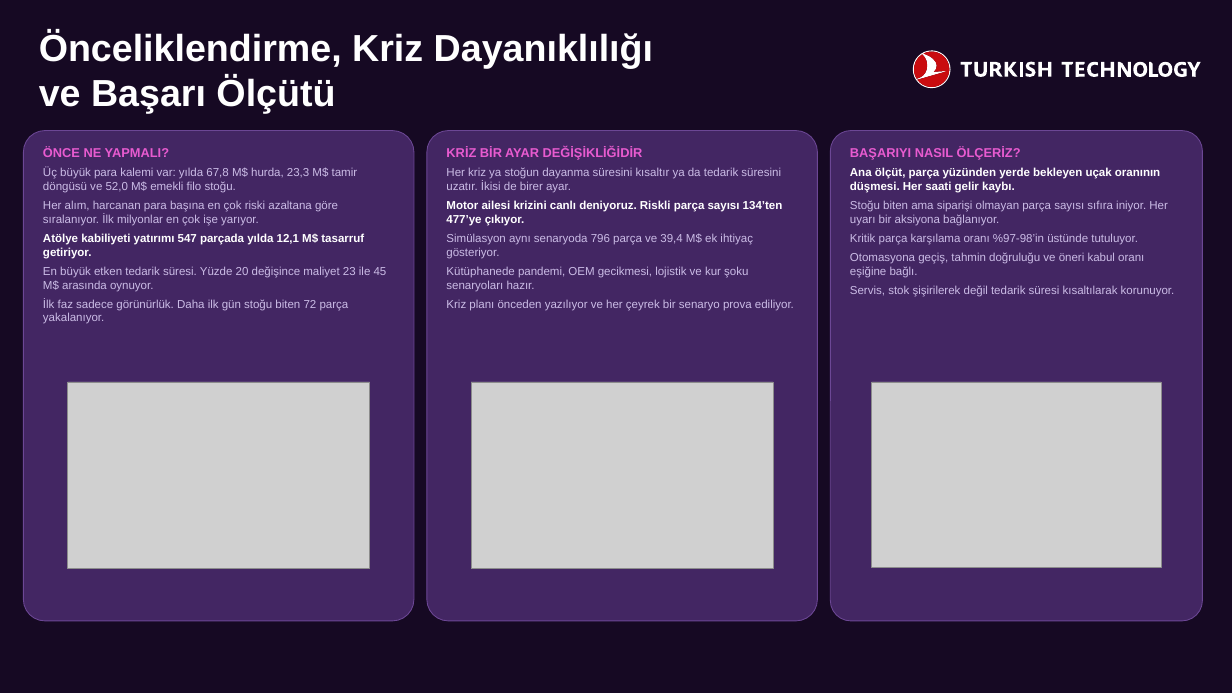
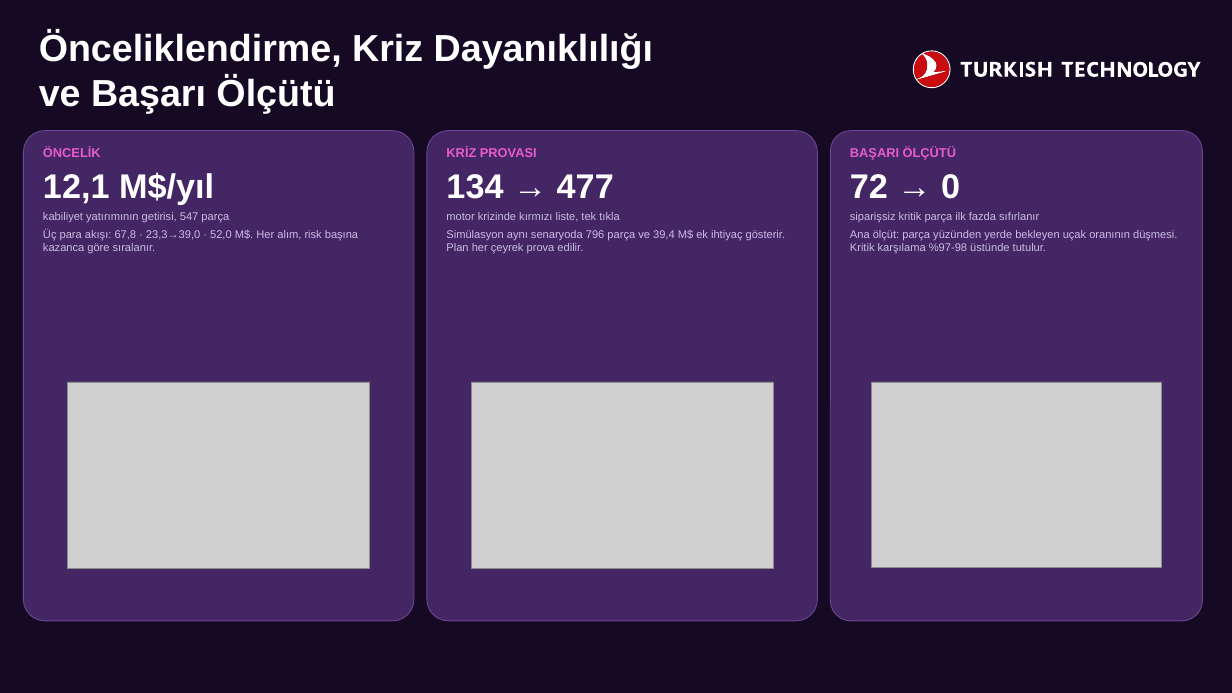
Before and after one commit to JsttB1/thy_case, a slide deck: slide 6 of sunum/Grup9_Catalyst.pptx. Drawn at 1232x693 pixels with LibreOffice and Linux fonts; fonts in the diff are those of the drawing; grey boxes stand for pictures; background and template pictures are left out. Boxes give left, top, right and bottom in pixels: in the first picture for what was removed or moved away, otherwise in the second. Text is boxed around its words. In the diff, an @@ line names an element or a change of style, - is before the commit and + after.

```diff
--- a/sunum/Grup9_Catalyst.pptx
+++ b/sunum/Grup9_Catalyst.pptx
@@ text at bbox=[43, 147, 358, 253]: text changed; size 13.5 to 13 pt @@
-ÖNCE NE YAPMALI?
-Üç büyük para kalemi var: yılda 67,8 M$ hurda, 23,3 M$ tamir döngüsü ve 52,0 M$ emekli filo stoğu.
-Her alım, harcanan para başına en çok riski azaltana göre sıralanıyor. İlk milyonlar en çok işe yarıyor.
-Atölye kabiliyeti yatırımı 547 parçada yılda 12,1 M$ tasarruf getiriyor.
-En büyük etken tedarik süresi. Yüzde 20 değişince maliyet 23 ile 45 M$ arasında oynuyor.
-İlk faz sadece görünürlük. Daha ilk gün stoğu biten 72 parça yakalanıyor.
+ÖNCELİK
+12,1 M$/yıl
+kabiliyet yatırımının getirisi, 547 parça
+Üç para akışı: 67,8 · 23,3→39,0 · 52,0 M$. Her alım, risk başına kazanca göre sıralanır.
@@ text at bbox=[446, 147, 785, 254]: text changed; size 13.5 to 13 pt @@
-KRİZ BİR AYAR DEĞİŞİKLİĞİDİR
-Her kriz ya stoğun dayanma süresini kısaltır ya da tedarik süresini uzatır. İkisi de birer ayar.
-Motor ailesi krizini canlı deniyoruz. Riskli parça sayısı 134’ten 477’ye çıkıyor.
-Simülasyon aynı senaryoda 796 parça ve 39,4 M$ ek ihtiyaç gösteriyor.
-Kütüphanede pandemi, OEM gecikmesi, lojistik ve kur şoku senaryoları hazır.
-Kriz planı önceden yazılıyor ve her çeyrek bir senaryo prova ediliyor.
+KRİZ PROVASI
+134 → 477
+motor krizinde kırmızı liste, tek tıkla
+Simülasyon aynı senaryoda 796 parça ve 39,4 M$ ek ihtiyaç gösterir. Plan her çeyrek prova edilir.
@@ text at bbox=[850, 147, 1177, 254]: text changed; size 13.5 to 13 pt @@
-BAŞARIYI NASIL ÖLÇERİZ?
-Ana ölçüt, parça yüzünden yerde bekleyen uçak oranının düşmesi. Her saati gelir kaybı.
-Stoğu biten ama siparişi olmayan parça sayısı sıfıra iniyor. Her uyarı bir aksiyona bağlanıyor.
-Kritik parça karşılama oranı %97-98’in üstünde tutuluyor.
-Otomasyona geçiş, tahmin doğruluğu ve öneri kabul oranı eşiğine bağlı.
-Servis, stok şişirilerek değil tedarik süresi kısaltılarak korunuyor.
+BAŞARI ÖLÇÜTÜ
+72 → 0
+siparişsiz kritik parça ilk fazda sıfırlanır
+Ana ölçüt: parça yüzünden yerde bekleyen uçak oranının düşmesi. Kritik karşılama %97-98 üstünde tutulur.
```
Also in this commit, not shown: 4 other slides changed, 1 slide added, 1 slide removed, 18 other files.
